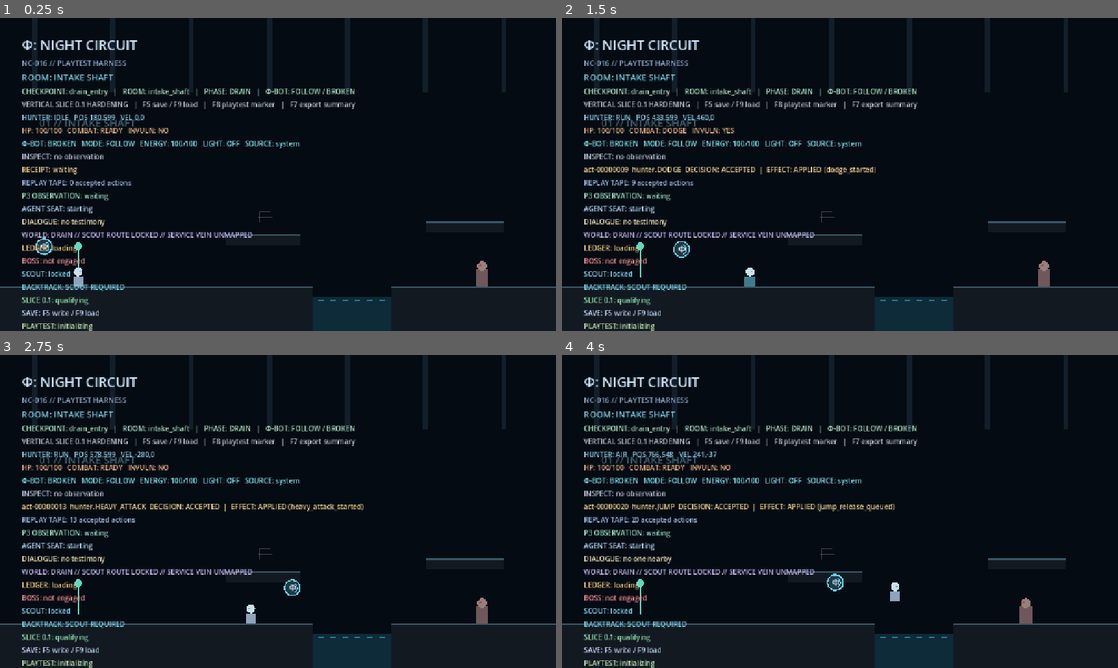
Above: before the commit, frames 1-4 (two rows, left to right).
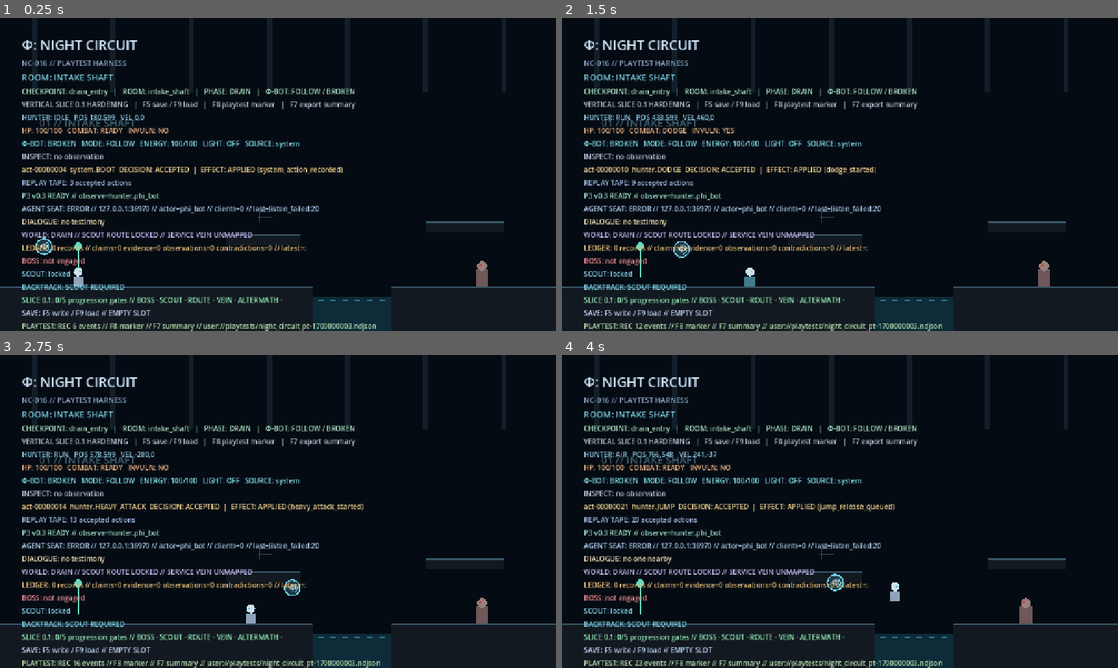
Above: after the commit, the same moments.

Repository: MichaelWave369/NightCircuit
Game: Godot game, scene res://game/main/Main.tscn
Same seed, same stepped clock (60 frames per second), same inputs: the game is played once before the commit and once after it.
Inputs (mouse positions are in pixels of both pictures, inside the frame that each line leads up to):
- Up to frame 1 (0.25 s): no input
- Up to frame 2 (1.5 s): tap Enter at 0.5 s; move the mouse to (962, 158) at 0.52 s; hold D (nc_move_right) from 0.53 s (still down); tap S (nc_crouch) at 0.6 s; click (962, 158) at 0.67 s; tap Space (nc_jump) at 0.77 s; move the mouse to (728, 190) at 1.27 s; tap C (nc_dodge) at 1.35 s
- Up to frame 3 (2.75 s): tap Space (nc_jump) at 1.52 s; move the mouse to (333, 442) at 2.02 s; release D (nc_move_right) at 2.03 s; hold A (nc_move_left) from 2.03 s (still down); tap K (nc_heavy_attack) at 2.1 s
- Up to frame 4 (4 s): move the mouse to (812, 574) at 2.77 s; release A (nc_move_left) at 2.78 s; hold D (nc_move_right) from 2.78 s (still down); tap R (nc_interact) at 2.85 s; click (812, 574) at 2.92 s; tap Space (nc_jump) at 3.02, 3.77 s; move the mouse to (1006, 558) at 3.52 s; tap J (nc_light_attack) at 3.6 s

The runs differ from the first frame. In frame 1, 3.4% of the frame differs, in the area x 3-68%, y 47-100%; in frame 2, 2.7%; in frame 3, 2.7%; in frame 4, 2.7%.
Error before the commit: Parse Error: Cannot infer the type of "available" variable because the value doesn't have a set type. (res://protocol/transports/local_agent_server.gd:81)

Commit message:
NC-019: make local agent transport integer types explicit

Diff:
--- a/protocol/transports/local_agent_server.gd
+++ b/protocol/transports/local_agent_server.gd
@@ -78,11 +78,11 @@
 			_drop_client(index)
 			continue
 
-		var available := peer.get_available_bytes()
+		var available: int = peer.get_available_bytes()
 		if available <= 0:
 			continue
 
-		var peer_id := peer.get_instance_id()
+		var peer_id: int = int(peer.get_instance_id())
 		var buffer := str(_buffers.get(peer_id, ""))
 		buffer += peer.get_utf8_string(available)
 		_buffers[peer_id] = buffer
@@ -120,7 +120,7 @@
 		_emit_state()
 
 func _drain_peer(peer: StreamPeerTCP) -> bool:
-	var peer_id := peer.get_instance_id()
+	var peer_id: int = int(peer.get_instance_id())
 	var buffer := str(_buffers.get(peer_id, ""))
 	var processed := 0
 
@@ -223,7 +223,7 @@
 	return augmented
 
 func _action_rate_allowed(peer: StreamPeerTCP) -> bool:
-	var peer_id := peer.get_instance_id()
+	var peer_id: int = int(peer.get_instance_id())
 	var now := Time.get_ticks_msec()
 	var last := int(_last_action_ms.get(peer_id, -1000000))
 
@@ -272,7 +272,7 @@
 
 	var peer = _clients[index]
 	if peer is StreamPeerTCP:
-		var peer_id := peer.get_instance_id()
+		var peer_id: int = int(peer.get_instance_id())
 		_buffers.erase(peer_id)
 		_last_action_ms.erase(peer_id)
 		peer.disconnect_from_host()
